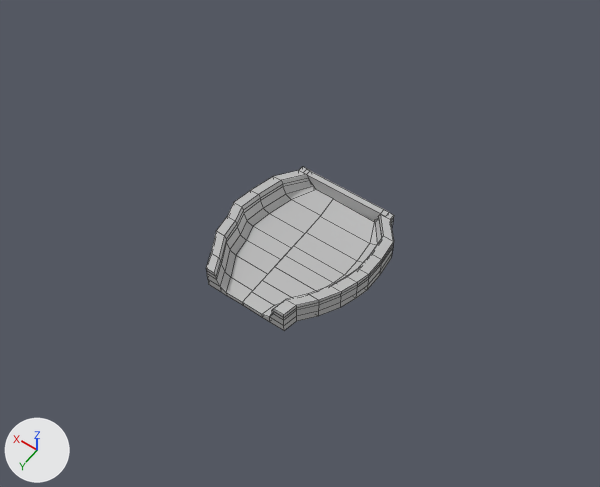
The FBX model Assets/Models/riverend.fbx: old version first, new version second.
Camera for both pictures: a 50 mm camera at (-1.21, 0.82, 2.94) aimed at (0.2, -1.15, -0.15). Every picture has the same lights, and +X, +Y and +Z are marked at lower left. Mesh edges are drawn as thin lines. Where no turn or scale is listed for an object, it has been applied to the vertices. Vertices at the same position are counted once.
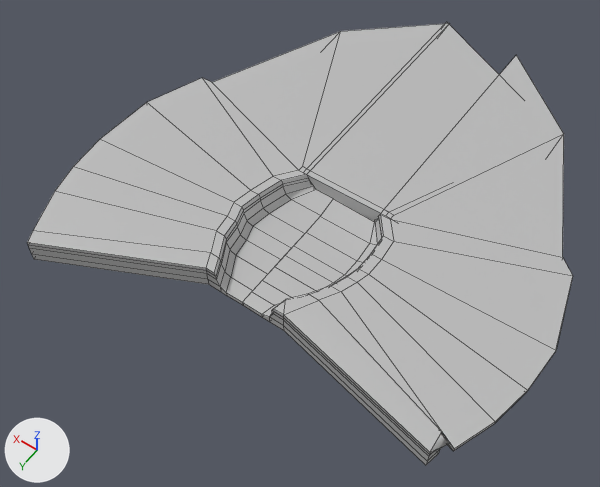
Commit message: Populated riverend

Location of each change, (x1, y1, x2, y2) in pixels of the pictures (600 x 487 px):
'polySurface4', reshaped (189% wider, 171% taller): before (206, 167, 394, 330); after (27, 22, 573, 465)
part 1 of me_mesh, built on: before (280, 171, 394, 330); after (27, 22, 573, 465)

The edits, one by one:
me_mesh is used by ob_polysurface4; location (0.11, -1.011, 0.041).
me_mesh had 273 vertices, 262 faces and spanned x -0.357..0.357, y -0.359..0.359, z -0.06..0.06.
me_mesh now has 347 vertices, 337 faces and spans x -1.154..1.13, y -1.673..0.704, z -0.121..0.081.
Part 1, on me_mesh:
4 vertices are removed from x -0.243..0.209, y -0.359..0.291, z 0.057..0.06.
32 faces are deleted.
1 vertex moves from x 0.209, y -0.329, z 0.057 to x 0.209, y -0.329, z 0.059.
39 vertices are added at x -1.154..1.13, y -1.673..0.644, z -0.121..0.081.
10 new vertices lie (0.0, -0.798, 0.0) away from vertices in x 0.132..0.233, y -0.359, z -0.06..0.04.
9 new vertices lie (0.0, -0.799, 0.0) away from vertices in x -0.27..-0.193, y -0.352, z -0.06..0.04.
8 new vertices lie (0.72, 0.345, 0.0) away from vertices in x 0.223..0.259, y 0.284..0.359, z -0.06..0.059.
7 new vertices lie (0.0, 0.0, 0.019) away from vertices in x 0.952..1.13, y -0.569..0.644, z 0.04.
5 new vertices lie (0.0, 0.0, 0.02) away from vertices in x -1.14..-0.964, y -0.572..0.527, z 0.039.
107 new faces join them.
